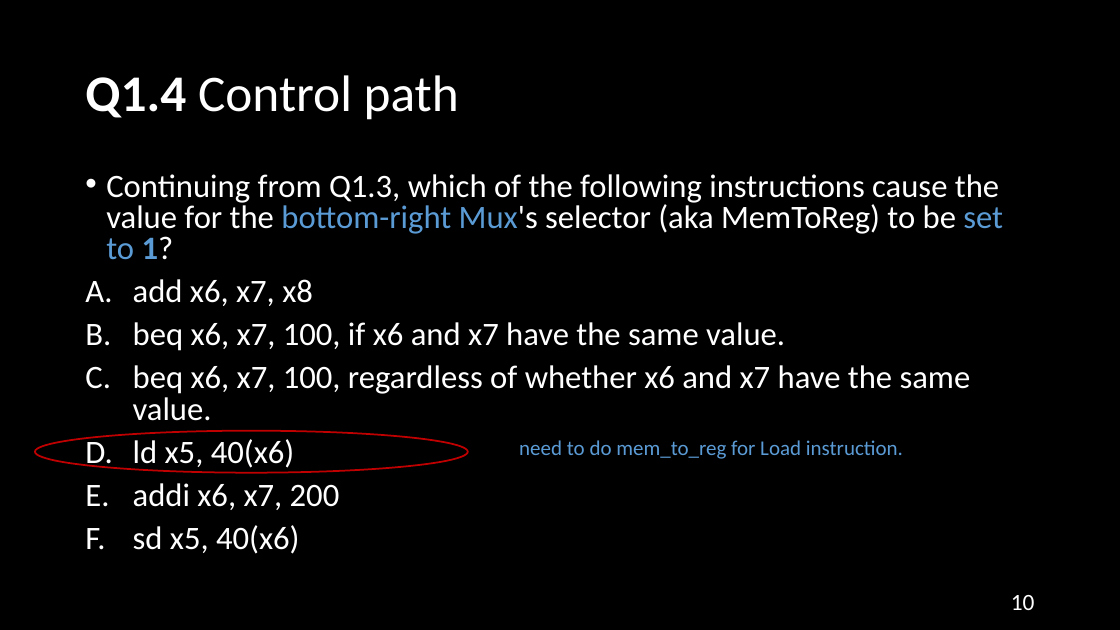
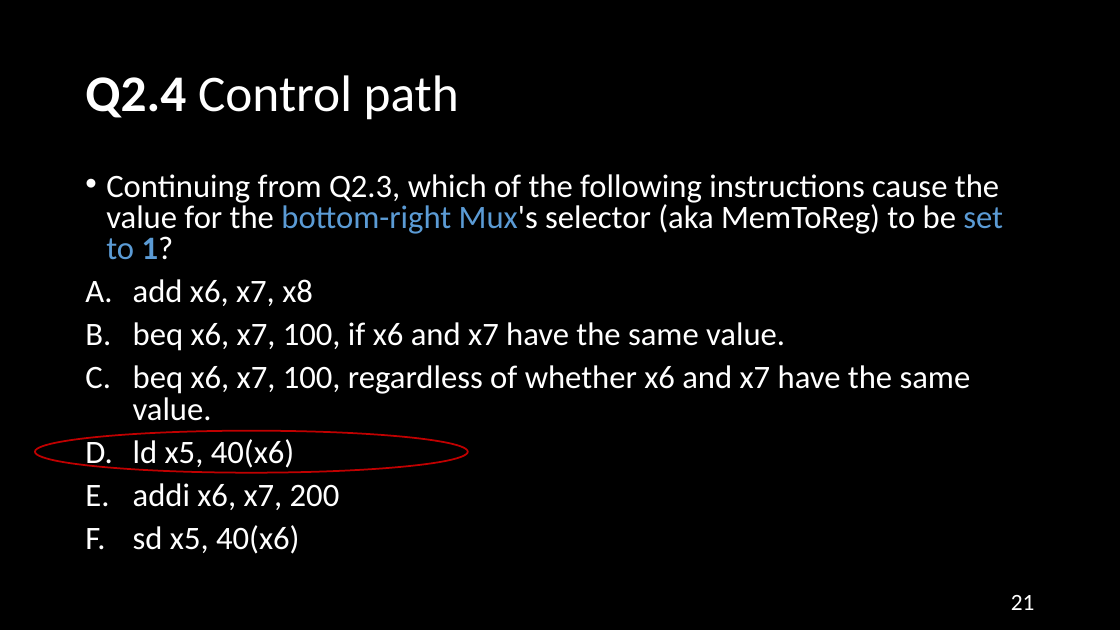
Before and after one commit to NYU-CSO/nyu-cso.github.io, a slide deck: slide 21 of rec-notes/r14.pptx (slide 10 before the commit). Drawn at 1120x630 pixels with LibreOffice and Linux fonts; fonts in the diff are those of the drawing. Boxes give left, top, right and bottom in pixels: in the first picture for what was removed or moved away, otherwise in the second. Text is boxed around its words. In the diff, an @@ line names an element or a change of style, - is before the commit and + after.

```diff
--- a/rec-notes/r14.pptx
+++ b/rec-notes/r14.pptx
@@ title at (85,75,459,120): text changed @@
-Q1.4 Control path
+Q2.4 Control path
@@ text at (106,174,1003,260): text changed @@
-• Continuing from Q1.3, which of the following instructions cause the value for the bottom-right Mux's selector (aka MemToReg) to be set to 1?
+• Continuing from Q2.3, which of the following instructions cause the value for the bottom-right Mux's selector (aka MemToReg) to be set to 1?
@@ text removed at (519,440,903,459) @@
-need to do mem_to_reg for Load instruction.
@@ page number at (1011,595,1035,610): text changed @@
-10
+21
```
Also in this commit, not shown: 26 other slides changed, 54 slides added, 1 slide removed, 1 other file.
